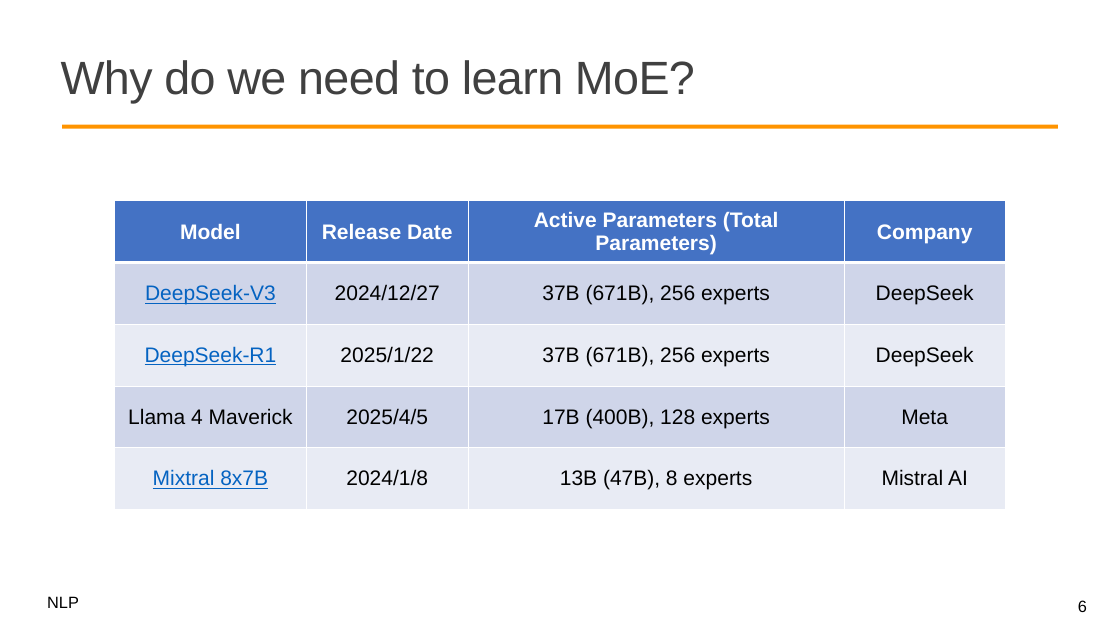
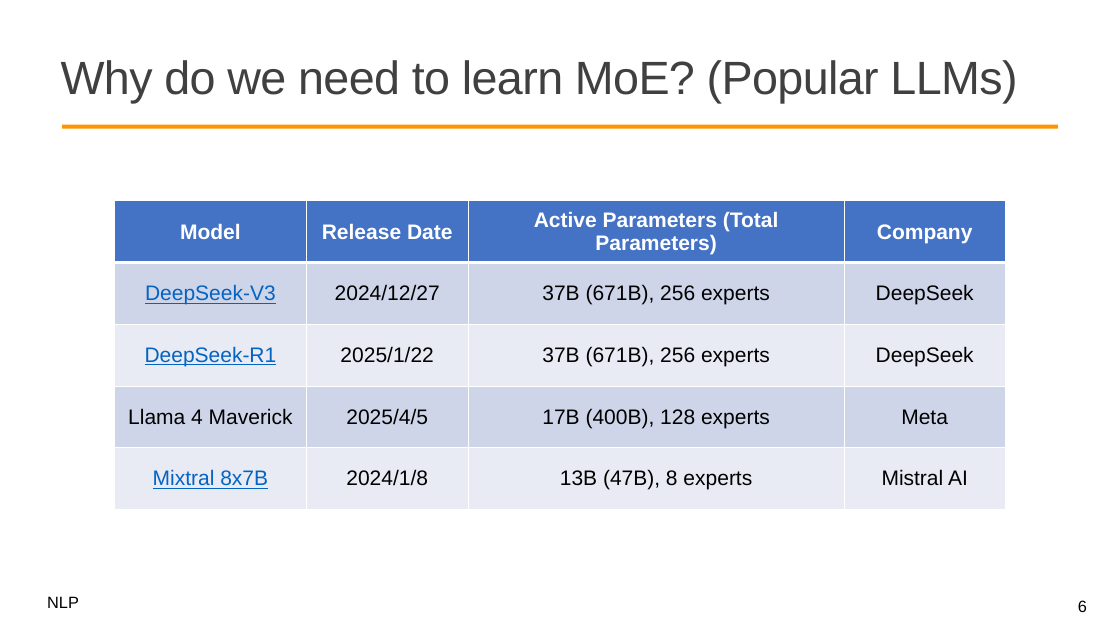
Before and after one commit to mcps5601/CGUNLP_2025_Spring, a slide deck: slide 6 of slides/moe_0601.pptx. Drawn at 1120x630 pixels with LibreOffice and Linux fonts; fonts in the diff are those of the drawing; background and template pictures are left out. Boxes give left, top, right and bottom in pixels: in the first picture for what was removed or moved away, otherwise in the second. Text is boxed around its words. In the diff, an @@ line names an element or a change of style, - is before the commit and + after.

```diff
--- a/slides/moe_0601.pptx
+++ b/slides/moe_0601.pptx
@@ title at [61,60,1017,103]: text changed @@
-Why do we need to learn MoE?
+Why do we need to learn MoE? (Popular LLMs)
```
Also in this commit, not shown: 8 other slides changed, 5 slides added, 1 slide removed, 1 other file.
